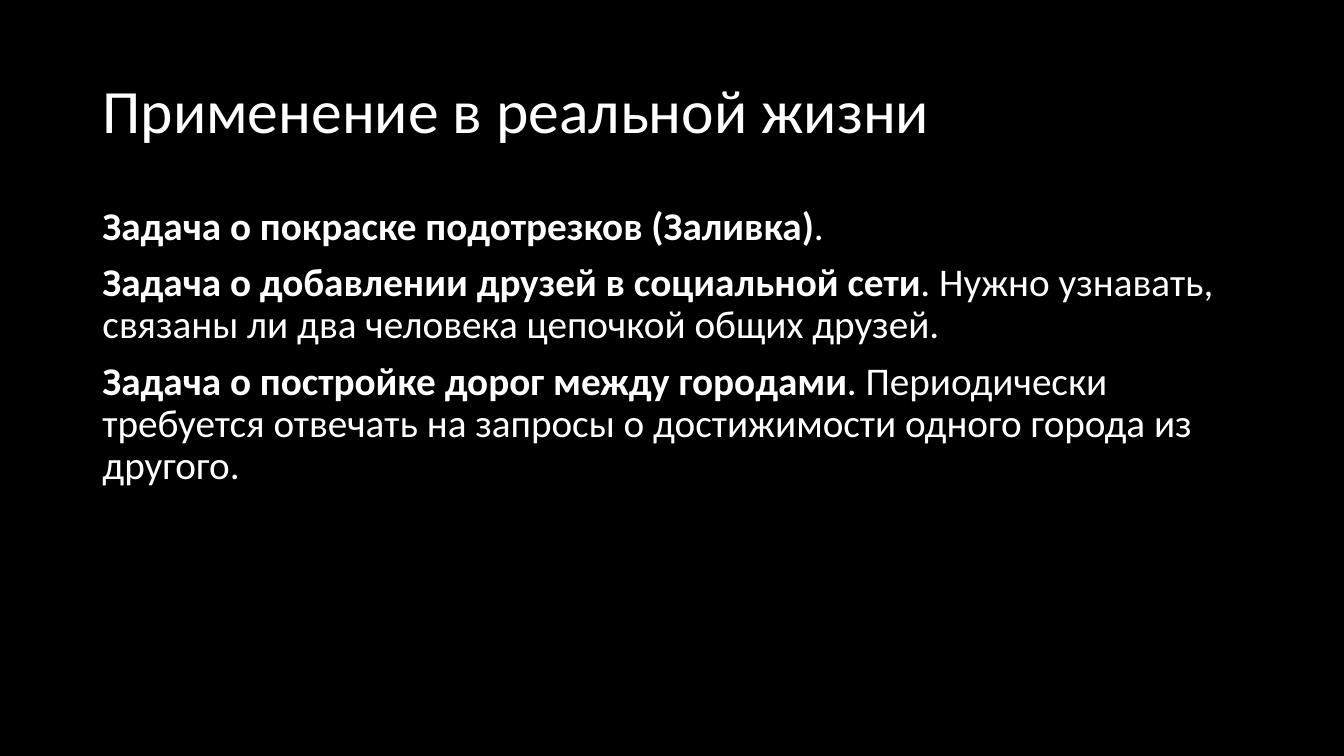
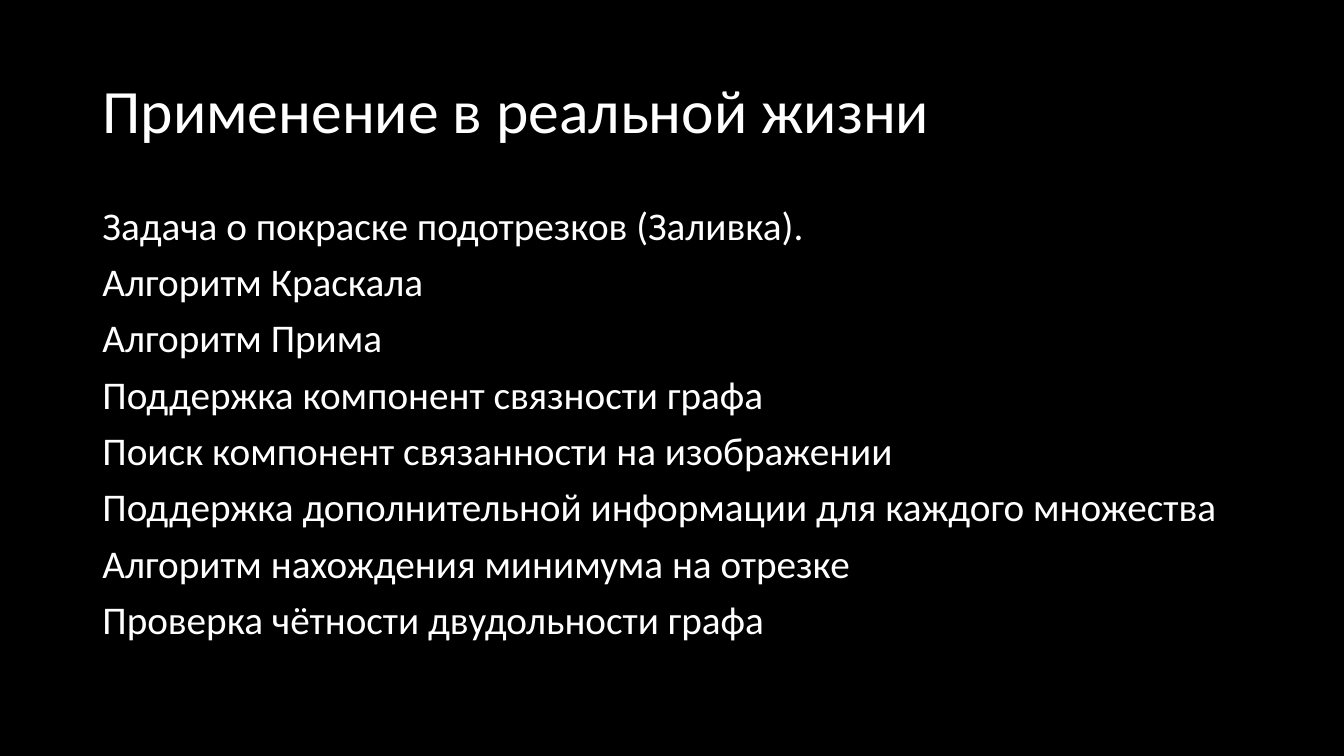
Before and after one commit to Valet-V0ult-de-Fur1e/combinatorics_and_graphs_repo, a slide deck: slide 12 of Задача объединить-найти Система не пересекающихся множеств. Алгоритм со сжатием путей сложности O(nG(n))/Презентация.pptx (slide 11 before the commit). Drawn at 1344x756 pixels with LibreOffice and Linux fonts; fonts in the diff are those of the drawing. Boxes give left, top, right and bottom in pixels: in the first picture for what was removed or moved away, otherwise in the second. Text is boxed around its words. In the diff, an @@ line names an element or a change of style, - is before the commit and + after.

```diff
--- a/Задача объединить-найти Система не пересекающихся множеств. Алгоритм со сжатием путей сложности O(nG(n))/Презентация.pptx
+++ b/Задача объединить-найти Система не пересекающихся множеств. Алгоритм со сжатием путей сложности O(nG(n))/Презентация.pptx
@@ text at bbox=[102, 211, 803, 247]: bold off in "Задача о покраске подотрезков (Заливка)." @@
@@ text at bbox=[102, 271, 1216, 641]: text changed @@
-Задача о добавлении друзей в социальной сети. Нужно узнавать, связаны ли два человека цепочкой общих друзей.
-Задача о постройке дорог между городами. Периодически требуется отвечать на запросы о достижимости одного города из другого.
+Алгоритм Краскала
+Алгоритм Прима
+Поддержка компонент связности графа
+Поиск компонент связанности на изображении
+Поддержка дополнительной информации для каждого множества
+Алгоритм нахождения минимума на отрезке
+Проверка чётности двудольности графа
```
Also in this commit, not shown: 1 other slide changed, 2 slides added, 2 other files.
